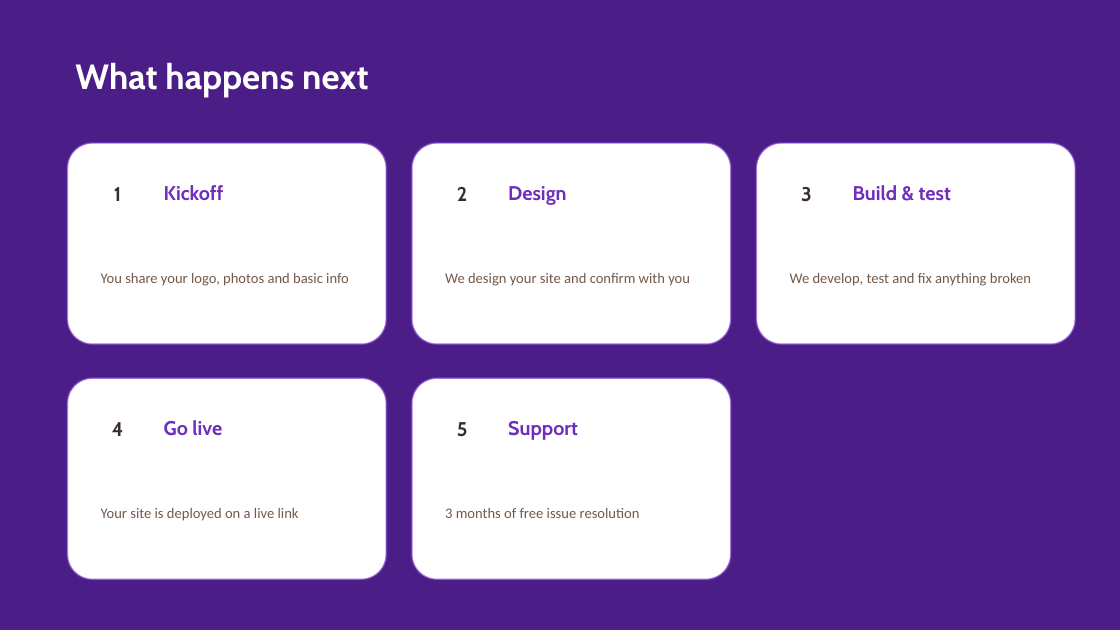
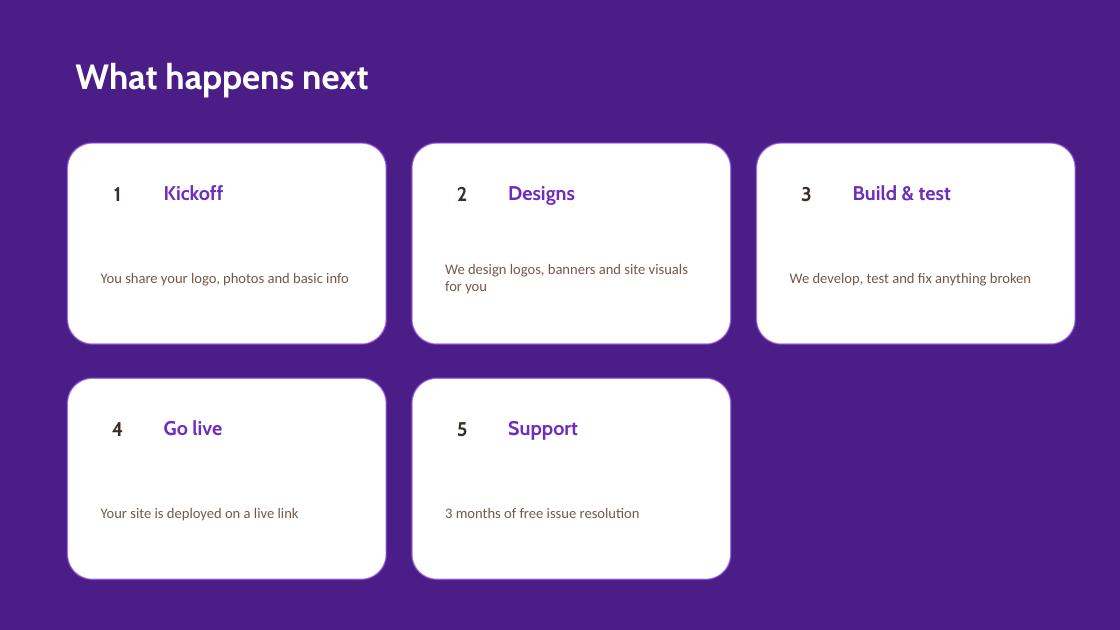
Before and after one commit to KapilanJavaScript/little-blossoms-presentation, a slide deck: slide 5 of Little-Blossoms-Tier1-Starter-Pitch.pptx (slide 4 before the commit). Drawn at 1120x630 pixels with LibreOffice and Linux fonts; fonts in the diff are those of the drawing. Boxes give left, top, right and bottom in pixels: in the first picture for what was removed or moved away, otherwise in the second. Text is boxed around its words. In the diff, an @@ line names an element or a change of style, - is before the commit and + after.

Commit message:
Add designs-needed-to-start slide + Self-managed option to both tier decks

```diff
--- a/Little-Blossoms-Tier1-Starter-Pitch.pptx
+++ b/Little-Blossoms-Tier1-Starter-Pitch.pptx
@@ text at (508,186,575,205): text changed @@
-Design
+Designs
@@ text at (445,264,688,294): text changed @@
-We design your site and confirm with you
+We design logos, banners and site visuals for you
```
Also in this commit, not shown: 5 other slides changed, 2 slides added, 19 other files.
